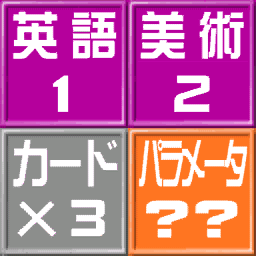
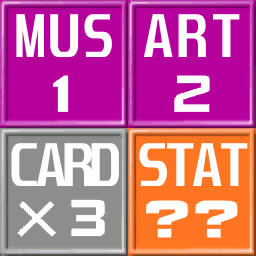
Layer changes from the first 256 × 256 image to the second:
added layer "ART" above "MUS" over [143, 14, 240, 57]
added layer "MUS" above "STATS" over [16, 14, 112, 57]
added layer "STATS" above "CARD" over [139, 143, 248, 186]
added layer "CARD" above "eng" over [11, 143, 119, 186]
added layer "covers" above "8109c203.png" over [11, 9, 248, 189]
